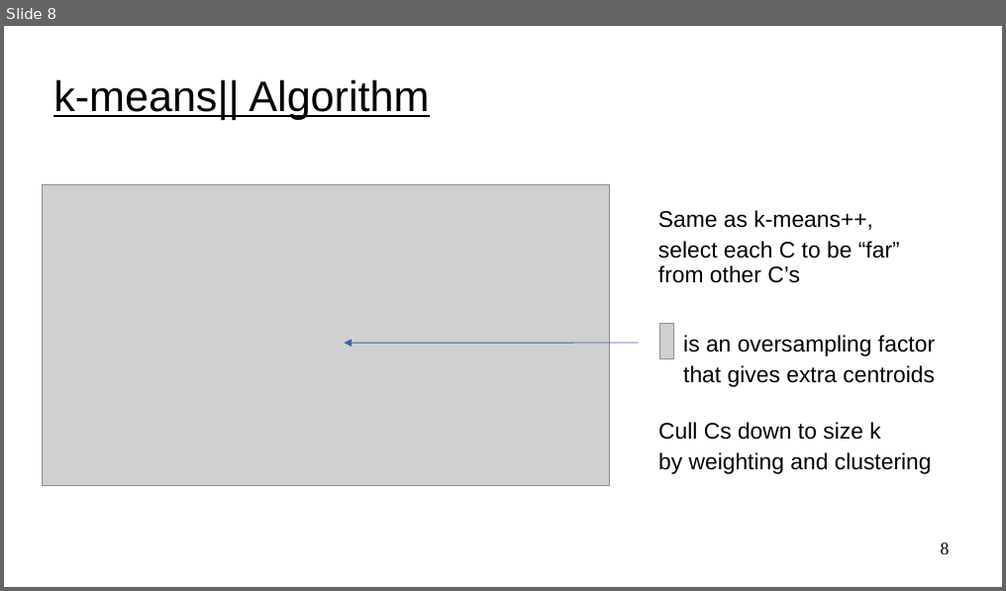
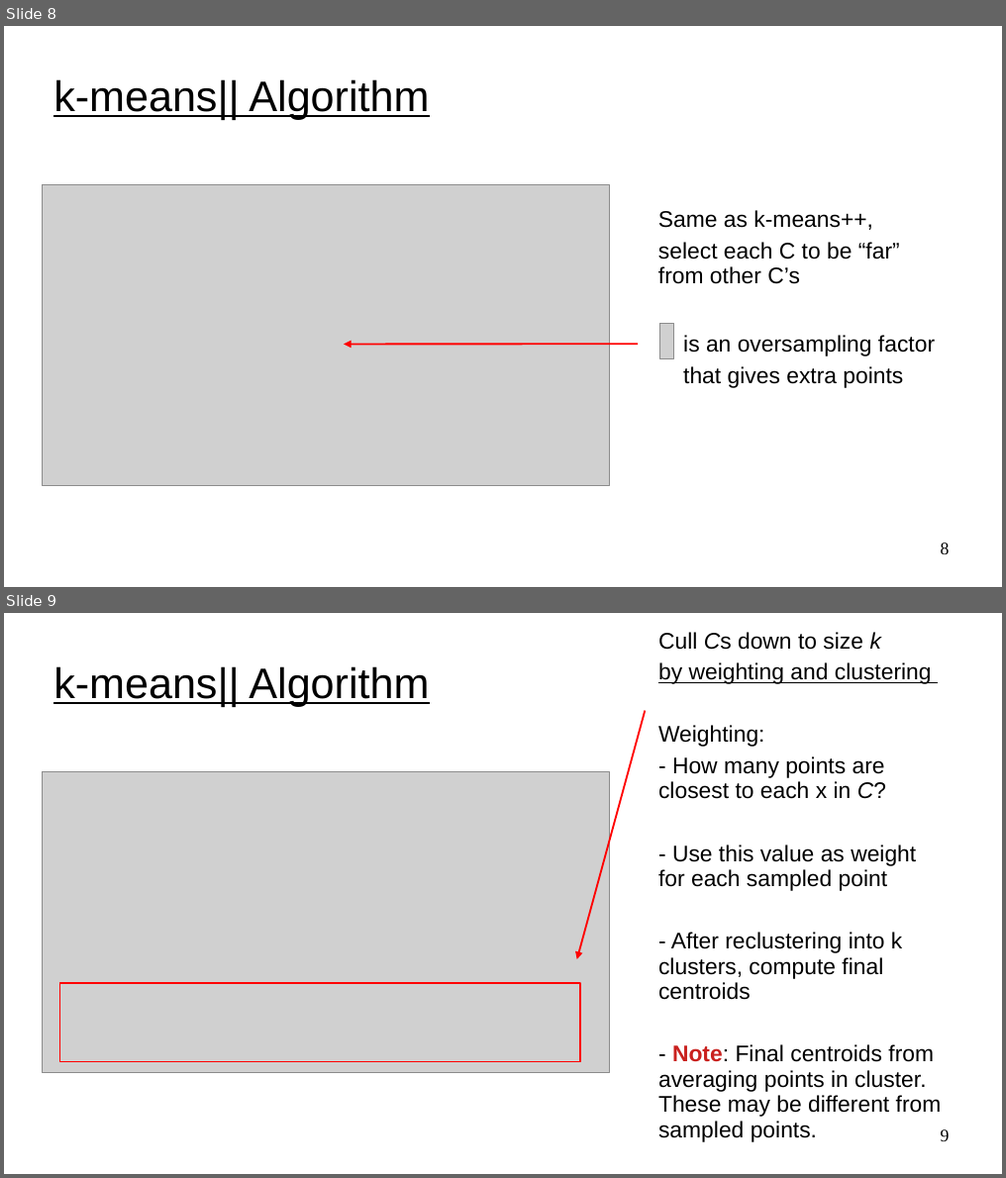
Before and after one commit to UVADS/distributed_computing, a slide deck: 05_clustering_and_dim_reduction/content_clustering/k_means_extensions.ppt. Shown one above the other, each under a label of ours: slide 8 before the commit, slides 8 and 9 after it. The pictures are 1006x591 and 1006x1178 pixels, drawn with LibreOffice and Linux fonts; fonts in the diff are those of the drawing; grey boxes stand for pictures. Boxes give left, top, right and bottom in pixels: in the first picture for what was removed or moved away, otherwise in the second. Text is boxed around its words. In the diff, an @@ line names an element or a change of style, - is before the commit and + after.

```diff
--- a/05_clustering_and_dim_reduction/content_clustering/k_means_extensions.ppt
+++ b/05_clustering_and_dim_reduction/content_clustering/k_means_extensions.ppt
@@ slide 9 added at box(4, 613, 1002, 1174), background #FFFFFF @@
@@ text added at box(658, 632, 942, 1143), 18 pt, text #000000 @@
+Cull Cs down to size k
+by weighting and clustering
+Weighting:
+- How many points are closest to each x in C?
+- Use this value as weight for each sampled point
+- After reclustering into k clusters, compute final centroids
+- Note: Final centroids from averaging points in cluster. These may be different from sampled points.
@@ title added at box(54, 666, 429, 706), 34 pt, text #000000, underline @@
+k-means|| Algorithm
@@ arrow added from (646, 711) to (577, 959), #FF0000 1.45 pt @@
@@ picture added at box(42, 771, 610, 1073) @@
@@ rectangle added at box(60, 983, 581, 1062), outline #FF0000 1.45 pt @@
@@ page number added at box(941, 1130, 949, 1142), 14 pt, text #000000 @@
+9
@@ slide 8 changed as well @@
@@ arrow (638, 344) - (344, 345): stroke #3465A4 0.74 pt to #FF0000 1.45 pt @@
@@ text at box(683, 367, 903, 388): text changed @@
-that gives extra centroids
+that gives extra points
@@ text removed at box(658, 422, 932, 474) @@
-Cull Cs down to size k
-by weighting and clustering
```
Also in this commit, not shown: 2 other slides changed.
